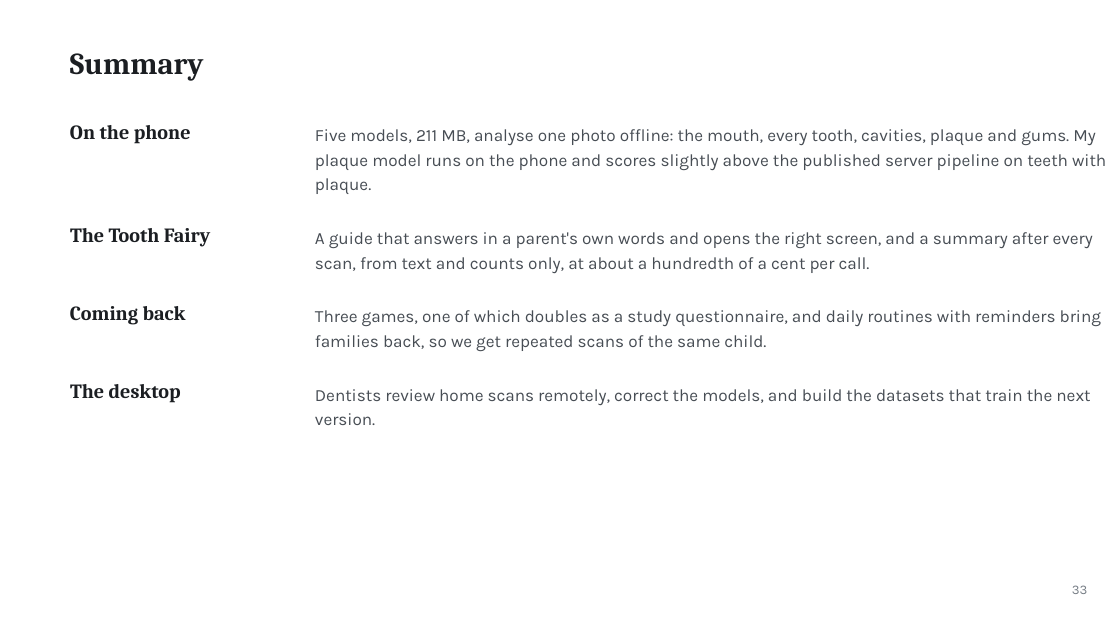
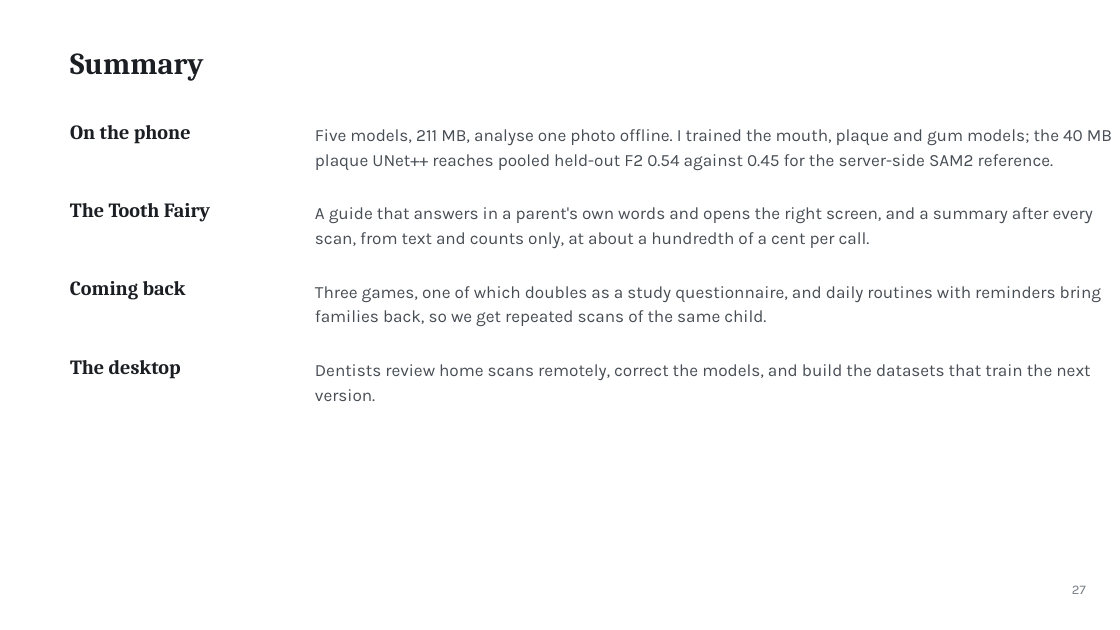
Before and after one commit to ertugrul-senturk/interactive-slides, a slide deck: slide 48 of public/decks/2026-11-smart-teeth.pptx (slide 61 before the commit). Drawn at 1120x630 pixels with LibreOffice and Linux fonts; fonts in the diff are those of the drawing; background and template pictures are left out. Boxes give left, top, right and bottom in pixels: in the first picture for what was removed or moved away, otherwise in the second. Text is boxed around its words. In the diff, an @@ line names an element or a change of style, - is before the commit and + after.

```diff
--- a/public/decks/2026-11-smart-teeth.pptx
+++ b/public/decks/2026-11-smart-teeth.pptx
@@ text at (315, 129, 1083, 170): text changed @@
-Five models, 211 MB, analyse one photo offline: the mouth, every tooth, cavities, plaque and gums. My
-plaque model runs on the phone and scores slightly above the published server pipeline on teeth with
-plaque.
+Five models, 211 MB, analyse one photo offline. I trained the mouth, plaque and gum models; the 40 MB
+plaque UNet++ reaches pooled held-out F2 0.54 against 0.45 for the server-side SAM2 reference.
@@ 6 texts: place and size @@
-6 texts at (70, 228, 1055, 425)
+6 texts at (70, 203, 1055, 401)
@@ text at (1072, 585, 1086, 594): text changed @@
-33
+27
```
Also in this commit, not shown: 18 other slides changed, 17 slides added, 30 slides removed, 33 other files.
